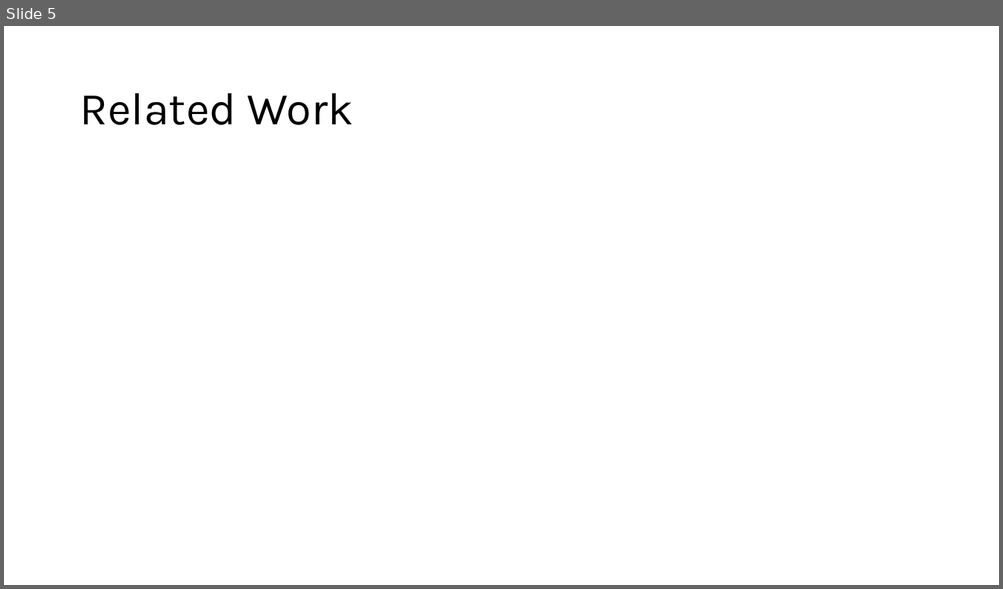
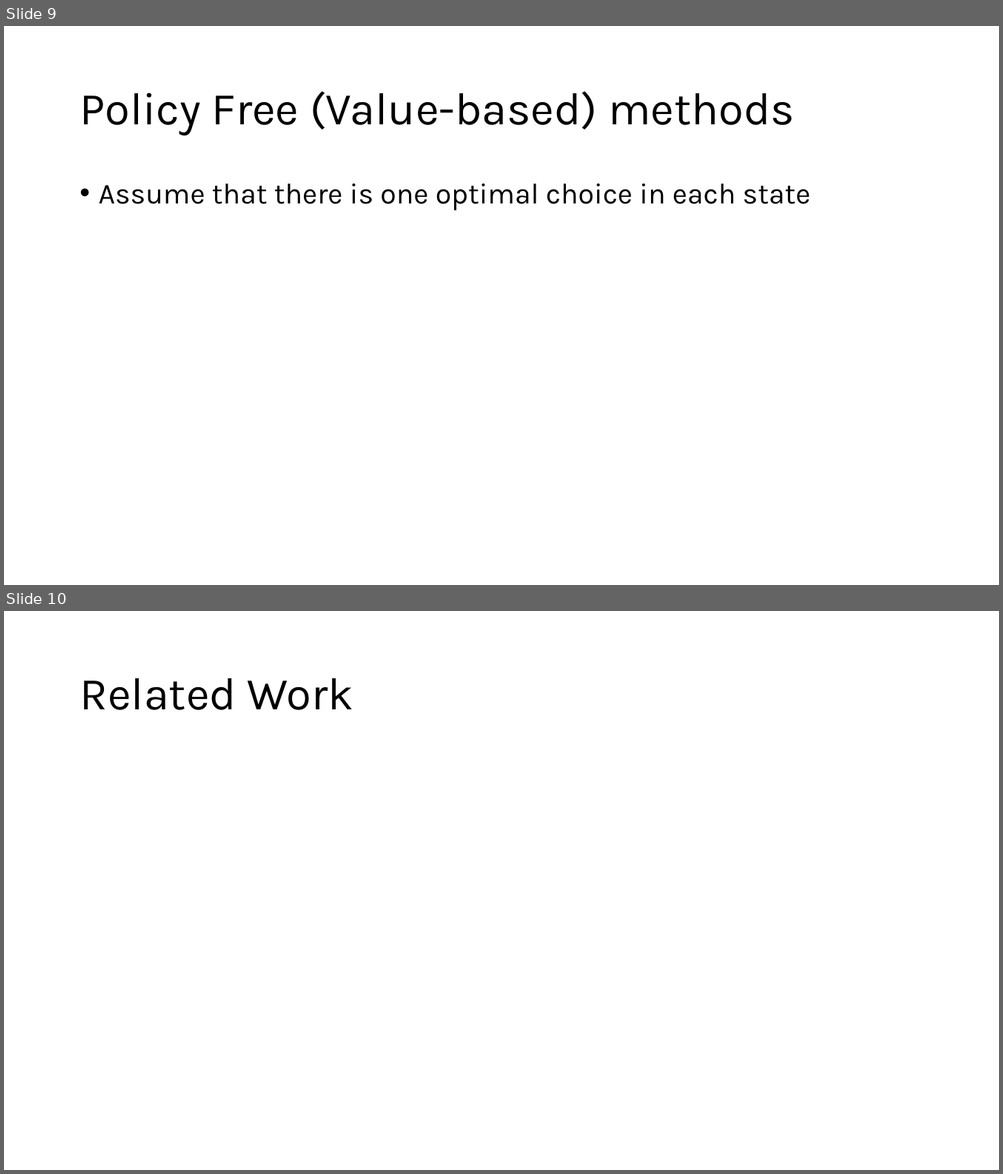
Before and after one commit to akshaygulabrao/flappybird-monorepo, a slide deck: Slides.pptx. Shown one above the other, each under a label of ours: slide 5 before the commit, slides 9 and 10 after it. The pictures are 1003x589 and 1003x1174 pixels, drawn with LibreOffice and Linux fonts; fonts in the diff are those of the drawing. Boxes give left, top, right and bottom in pixels: in the first picture for what was removed or moved away, otherwise in the second. Text is boxed around its words. In the diff, an @@ line names an element or a change of style, - is before the commit and + after.

```diff
--- a/Slides.pptx
+++ b/Slides.pptx
@@ slide 9 added at (4, 26, 999, 585), background #FFFFFF @@
@@ title added at (79, 91, 794, 136), 44 pt, text #000000 @@
+Policy Free (Value-based) methods
@@ text added at (99, 184, 811, 211), 28 pt, text #000000 @@
+• Assume that there is one optimal choice in each state
@@ what was slide 5 is now slide 10 @@
```
Also in this commit, not shown: 3 slides changed, 5 other slides added, 1 slide removed, 1 other file.
